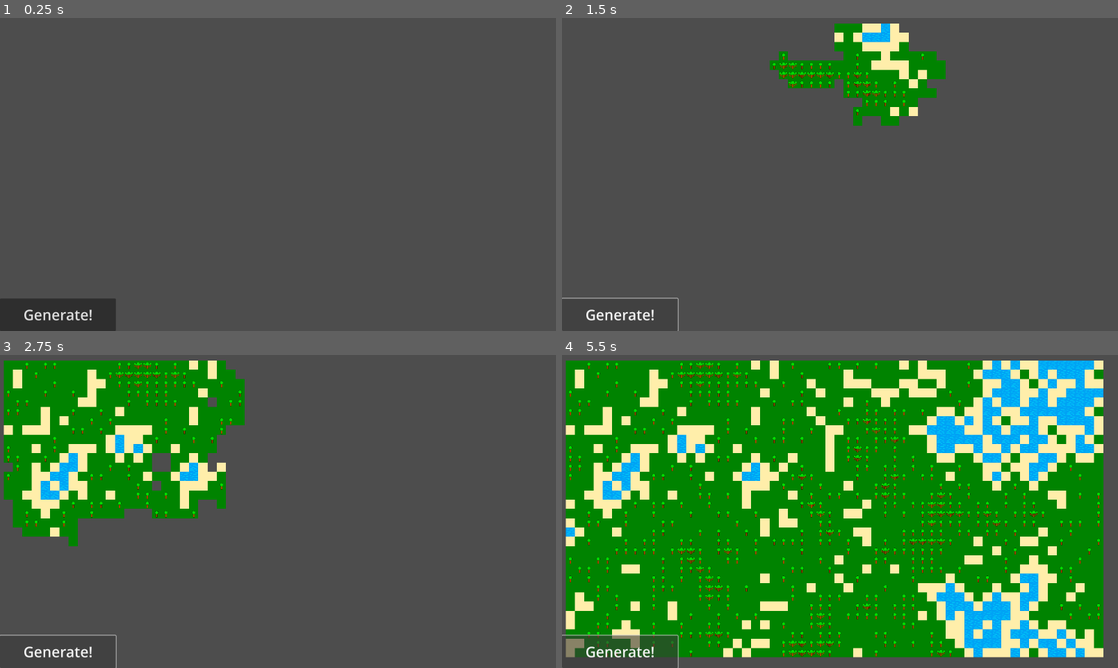
Above: before the commit, frames 1-4 (two rows, left to right).
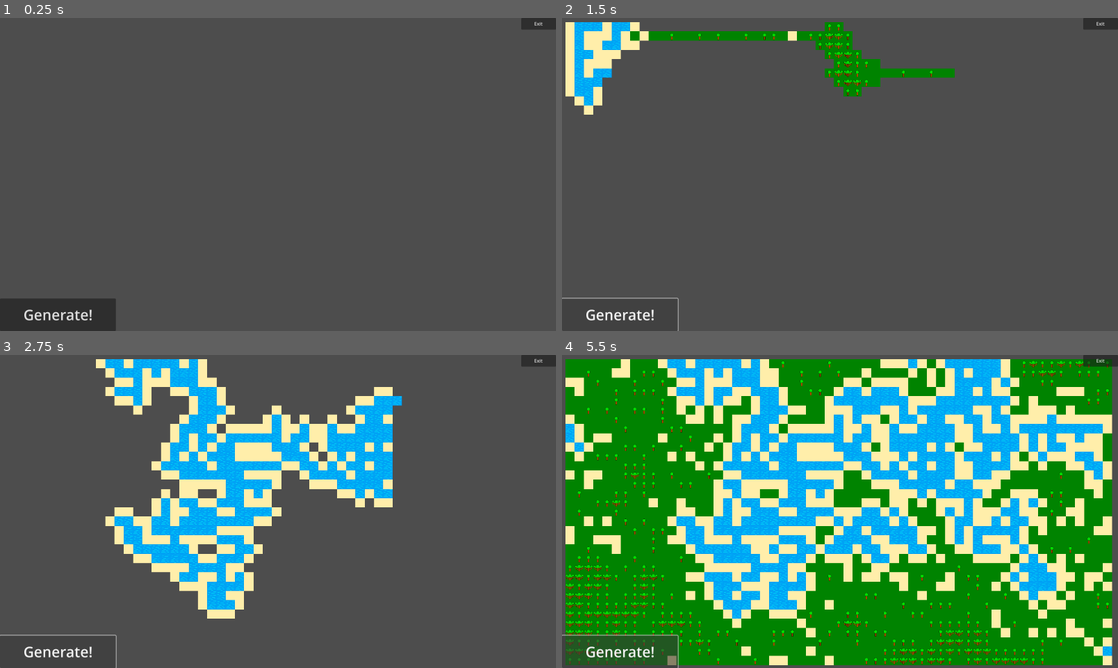
Above: after the commit, the same moments.

Repository: JomberR/Wave-Function-Collapse
Game: Godot game, scene res://Levels/Test_Level.tscn
The game is run twice, just before and just after one commit, with the same random seed, the same clock (stepped at 60 frames per second) and the same inputs.
Inputs:
- Up to frame 1 (0.25 s): no input
- Up to frame 2 (1.5 s): click "Generate!" at 0.5 s; click "Generate!" at 1.25 s
- Up to frame 3 (2.75 s): click "Generate!" at 2 s
- Up to frame 4 (5.5 s): no input

The runs differ from the first frame. In frame 1, 0.2% of the frame differs, in the area x 93-100%, y 0-4%; in frame 2, 8.7%; in frame 3, 35%; in frame 4, 61%, in the area x 0-100%, y 0-100%.

Commit message:
Generator optimized
The generator is now smarter when picking the cell with the lowest entropy. It doesn't sort the array all the time, just checks once.

Diff:
--- a/Levels/Test_Level.tscn
+++ b/Levels/Test_Level.tscn
@@ -6,9 +6,8 @@
 [node name="Test_Level" type="Node2D"]
 
 [node name="Wave_Function_Collapse_Generic" parent="." instance=ExtResource("1_t4lt5")]
-position = Vector2(3, 10)
-height = 32
-width = 58
+height = 33
+width = 59
 tiles_to_place = 10
 
 [node name="Camera2D" type="Camera2D" parent="."]
--- a/Scripts/Wave_Function_Collapse/UI/UI_WFC_Gen.gd
+++ b/Scripts/Wave_Function_Collapse/UI/UI_WFC_Gen.gd
@@ -4,3 +4,6 @@
 
 func _on_generate_pressed():
 	emit_signal("generate_wave_function")
+
+func _on_exit_pressed():
+	get_tree().quit()
--- a/Scripts/Wave_Function_Collapse/Wave_Cell.gd
+++ b/Scripts/Wave_Function_Collapse/Wave_Cell.gd
@@ -1,14 +1,15 @@
+#Represents a cell on a tilemap. Responsible for determining which tiles it could be
+#and which one to place.
 extends Node2D
 class_name Wave_Cell
 
 signal updated_tiles(superposition: Array, location: Vector2i)
+signal placed_tile(tile_name: String)
 
 @export var possible_tiles_resources: Array[Wave_Tile] = []
 
 var possible_tile_nodes: Array[Wave_Tile] = []
-var _tile_nodes_to_be_erased: Array[Wave_Tile] = []
 
-var collapsed_tile_id = -1
 var location: Vector2i
 var tileMap: TileMap
 
@@ -20,15 +21,17 @@
 
 #If another tile has collapsed or updated its valid tiles, we need to update ourselves as well.
 func update_superposition(updated_cell_location: Vector2i, cell_superposition):
+	var tile_nodes_to_be_erased: Array[Wave_Tile] = []
 	var has_changed = false
+
 	if(_is_adjacent(updated_cell_location)):
 		for possible_tile in possible_tile_nodes:
 			if(!possible_tile.is_valid(cell_superposition)):
 				#Don't erase from the array you're iterating over!
-				_tile_nodes_to_be_erased.append(possible_tile)
+				tile_nodes_to_be_erased.append(possible_tile)
 				has_changed = true
 
-	for erased_tile in _tile_nodes_to_be_erased:
+	for erased_tile in tile_nodes_to_be_erased:
 		possible_tile_nodes.erase(erased_tile)
 
 	if(has_changed):
@@ -64,28 +67,26 @@
 		updated_tiles.emit(possible_tile_nodes, location)
 		return
 
-#	var random = RandomNumberGenerator.new()
-#	random.randomize()
-#
-#	var rand_int = random.randi_range(0, possible_tile_nodes.size() - 1)
-#	var collapsed_tile = possible_tile_nodes[rand_int]
+	var collapsed_tile: Wave_Tile = _weighted_random_tile()
 
-	var collapsed_tile = _weighted_random_tile()
-
-	collapsed_tile_id = collapsed_tile.source_id
 	possible_tile_nodes.clear()
 	possible_tile_nodes.append(collapsed_tile)
 
-	_place_tile()
+	_place_tile(collapsed_tile, 0)
+
 
 #We don't exactly want to tamper with the resources themselves.
 func _populate_tiles():
 	for node in possible_tiles_resources:
 		possible_tile_nodes.append(node)
 
-func _place_tile():
-	tileMap.set_cell(0, location, collapsed_tile_id, Vector2i(0,0))
+func _place_tile(tile: Wave_Tile, layer: int):
+	var tile_id = tile.source_id
+	var atlas_coords = tile.atlas_coords
+
+	tileMap.set_cell(layer, location, tile_id, atlas_coords)
 	updated_tiles.emit(possible_tile_nodes, location)
+	placed_tile.emit(tile.tile_name)
 
 func _weighted_random_tile() -> Wave_Tile:
 	var weight_total = 0
@@ -94,14 +95,16 @@
 	var random = RandomNumberGenerator.new()
 
 	for node in possible_tile_nodes:
-		weight_total += node.weight
+		weight_total += node.modified_weight
 
 	random.randomize()
 	var rolled_value = weight_total - random.randi_range(offset, weight_total)
 
 	for node in possible_tile_nodes:
-		if(node.weight + offset >= rolled_value):
+		if(node.modified_weight + offset >= rolled_value):
 			return node
 		else:
-			offset += node.weight
+			offset += node.modified_weight
+
+	#If we somehow don't return a node before this. Shouldn't happen.
 	return null
--- a/Scripts/Wave_Function_Collapse/Wave_Function_Collapse.gd
+++ b/Scripts/Wave_Function_Collapse/Wave_Function_Collapse.gd
@@ -1,3 +1,5 @@
+#The overall manager. Responsible for populating the tilemap with cells, and calling them.
+#It is also responsible for managing tile resources within the cells.
 extends Node2D
 class_name Wave_Function_Collapse
 
@@ -10,7 +12,7 @@
 @export var placement_delay: float = .01
 @export var tiles_to_place: int = 1
 
-var _wave_cells: Array = []
+var _wave_cells: Array = [Wave_Cell]
 var _delay: float
 var _is_generating: bool = false
 
@@ -41,21 +43,6 @@
 			if(_wave_cells.size() <= 0):
 				_is_generating = false
 
-func _populate_random_tilemap():
-	for x in width:
-		for y in height:
-			_place_random_tile(Vector2i(x, y), tileMap.tile_set)
-
-func _place_random_tile(tile_position: Vector2i, tileset: TileSet):
-	var random = RandomNumberGenerator.new()
-	random.randomize()
-
-	var tileset_size = tileset.get_source_count()
-	var random_tile = random.randi_range(0, tileset_size - 1)
-
-	#layer, coordinates, source, atlas_coords
-	tileMap.set_cell(0, tile_position, random_tile, Vector2i(0,0))
-
 func _populate_cells(cell):
 	for x in width:
 		for y in height:
@@ -71,8 +58,7 @@
 	if(_wave_cells.size() <= 0):
 		return
 
-	_wave_cells.sort_custom(_cell_sort)
-	var cell = _wave_cells.pop_front()
+	var cell = _find_lowest_entropy()
 	cell.collapse()
 
 func _cell_sort(a, b):
@@ -83,6 +69,18 @@
 		return true
 	else:
 		return false
+
+func _find_lowest_entropy() -> Wave_Cell:
+
+	var lowest_cell: Wave_Cell = _wave_cells.pick_random()
+
+	for cell in _wave_cells:
+		if (lowest_cell.possible_tile_nodes.size() > cell.possible_tile_nodes.size()):
+			lowest_cell = cell
+	_wave_cells.erase(lowest_cell)
+
+	return lowest_cell
+
 
 func _collapse_random_cell():
 	var random = RandomNumberGenerator.new()
--- a/Scripts/Wave_Function_Collapse/Wave_Tile.gd
+++ b/Scripts/Wave_Function_Collapse/Wave_Tile.gd
@@ -2,13 +2,33 @@
 class_name Wave_Tile
 
 @export var tile_name: String
+
 @export var weight: int = 10
+@export var limit: int = -1
+@export var weight_limit_penalty = 0
+
+#Our weight that we want to use for calculations may be different from our starting weight.
+	#For example, if we want to reduce the weight if we have over a certain amount of tiles.
+var modified_weight: int:
+	get = _get_modified_weight
+
+#A manager should modify/reset/keep track of this value.
+var current_tiles_placed = 0
 
 #To be more clear: the index of the tile in the tilemap. It could be different depending checked which map we're using.
 @export var source_id: int
+@export var atlas_coords: Vector2i = Vector2i(0,0)
 
 #We can neighbor these tiles! Any other tiles are invalid.
 @export var valid_neighbors: Array[String] = []
+
+func _get_modified_weight():
+	var modified = 1
+	if(limit == -1 || current_tiles_placed < limit):
+		return weight
+	else:
+		modified = clampi(weight - weight_limit_penalty, 1, weight)
+		return modified
 
 #We can only be placed next to valid neighbors.
 func is_valid(tile_list: Array) -> bool:
--- a/Wave_Function_Collapse/Generic/Tiles/Wave_Tile_Generic_Forest.tres
+++ b/Wave_Function_Collapse/Generic/Tiles/Wave_Tile_Generic_Forest.tres
@@ -5,6 +5,9 @@
 [resource]
 script = ExtResource("1_mcqca")
 tile_name = "forest"
-weight = 6
+weight = 7
+limit = -1
+weight_limit_penalty = 0
 source_id = 2
+atlas_coords = Vector2i(0, 0)
 valid_neighbors = Array[String](["forest", "tree"])
--- a/Wave_Function_Collapse/Generic/Tiles/Wave_Tile_Generic_Grass.tres
+++ b/Wave_Function_Collapse/Generic/Tiles/Wave_Tile_Generic_Grass.tres
@@ -5,6 +5,9 @@
 [resource]
 script = ExtResource("1_yni2h")
 tile_name = "grass"
-weight = 15
+weight = 20
+limit = -1
+weight_limit_penalty = 0
 source_id = 0
+atlas_coords = Vector2i(0, 0)
 valid_neighbors = Array[String](["grass", "tree", "sand"])
--- a/Wave_Function_Collapse/Generic/Tiles/Wave_Tile_Generic_Sand.tres
+++ b/Wave_Function_Collapse/Generic/Tiles/Wave_Tile_Generic_Sand.tres
@@ -6,5 +6,8 @@
 script = ExtResource("1_w5ke6")
 tile_name = "sand"
 weight = 6
+limit = -1
+weight_limit_penalty = 0
 source_id = 4
+atlas_coords = Vector2i(0, 0)
 valid_neighbors = Array[String](["sand", "water", "grass"])
--- a/Wave_Function_Collapse/Generic/Tiles/Wave_Tile_Generic_Tree.tres
+++ b/Wave_Function_Collapse/Generic/Tiles/Wave_Tile_Generic_Tree.tres
@@ -5,6 +5,9 @@
 [resource]
 script = ExtResource("1_dmgpj")
 tile_name = "tree"
-weight = 10
+weight = 8
+limit = -1
+weight_limit_penalty = 0
 source_id = 1
+atlas_coords = Vector2i(0, 0)
 valid_neighbors = Array[String](["tree", "grass", "forest"])
--- a/Wave_Function_Collapse/Generic/Tiles/Wave_Tile_Generic_Water.tres
+++ b/Wave_Function_Collapse/Generic/Tiles/Wave_Tile_Generic_Water.tres
@@ -6,5 +6,8 @@
 script = ExtResource("1_x4qc6")
 tile_name = "water"
 weight = 8
+limit = -1
+weight_limit_penalty = 0
 source_id = 3
+atlas_coords = Vector2i(0, 0)
 valid_neighbors = Array[String](["water", "sand"])
--- a/Wave_Function_Collapse/UI/UI_Wave_Function_Collapse_Generator.tscn
+++ b/Wave_Function_Collapse/UI/UI_Wave_Function_Collapse_Generator.tscn
@@ -11,7 +11,7 @@
 offset_right = 1920.0
 offset_bottom = 1080.0
 
-[node name="MarginContainer" type="MarginContainer" parent="Control"]
+[node name="MarginContainer_Generate" type="MarginContainer" parent="Control"]
 layout_mode = 1
 anchors_preset = 2
 anchor_top = 1.0
@@ -20,9 +20,23 @@
 offset_right = 400.0
 grow_vertical = 0
 
-[node name="Button" type="Button" parent="Control/MarginContainer"]
+[node name="Button_Generate" type="Button" parent="Control/MarginContainer_Generate"]
 layout_mode = 2
 theme_override_font_sizes/font_size = 50
 text = "Generate!"
 
-[connection signal="pressed" from="Control/MarginContainer/Button" to="." method="_on_generate_pressed"]
+[node name="MarginContainer_Exit" type="MarginContainer" parent="Control"]
+layout_mode = 1
+anchors_preset = 1
+anchor_left = 1.0
+anchor_right = 1.0
+offset_left = -120.0
+offset_bottom = 40.0
+grow_horizontal = 0
+
+[node name="Button_Exit" type="Button" parent="Control/MarginContainer_Exit"]
+layout_mode = 2
+text = "Exit"
+
+[connection signal="pressed" from="Control/MarginContainer_Generate/Button_Generate" to="." method="_on_generate_pressed"]
+[connection signal="pressed" from="Control/MarginContainer_Exit/Button_Exit" to="." method="_on_exit_pressed"]
